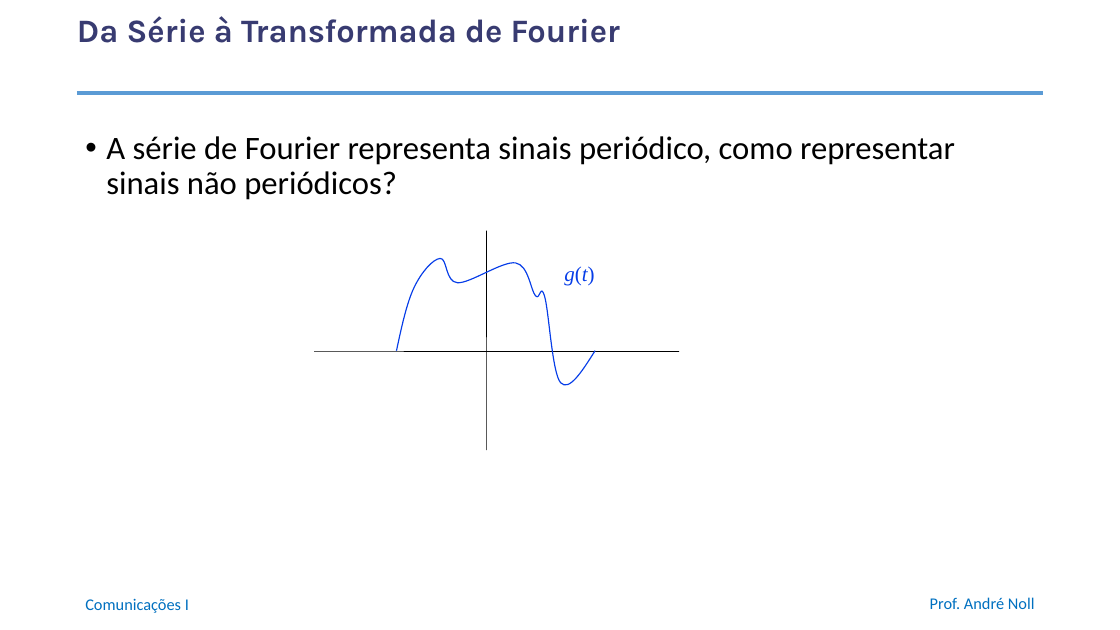
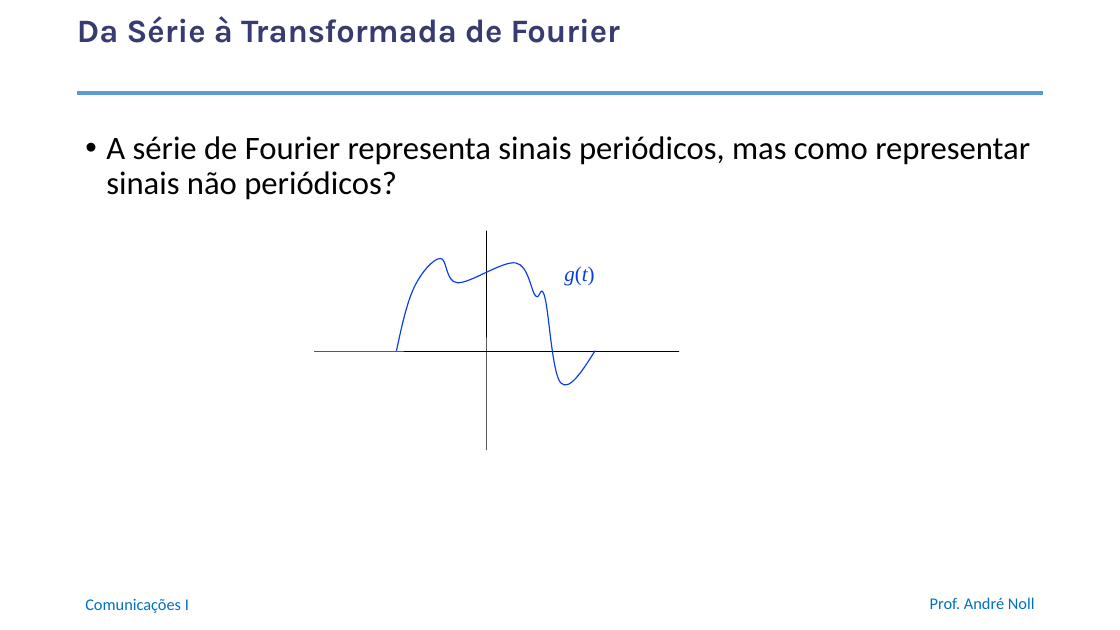
Before and after one commit to anollba/comunicacoes_i_ufrj, a slide deck: slide 5 of slides/Part1-Sistemas/01_03_TransformadaFourier.pptx. Drawn at 1120x630 pixels with LibreOffice and Linux fonts; fonts in the diff are those of the drawing; background and template pictures are left out. Boxes give left, top, right and bottom in pixels: in the first picture for what was removed or moved away, otherwise in the second. Text is boxed around its words. In the diff, an @@ line names an element or a change of style, - is before the commit and + after.

Commit message:
Correct slides Transformada Fourier

```diff
--- a/slides/Part1-Sistemas/01_03_TransformadaFourier.pptx
+++ b/slides/Part1-Sistemas/01_03_TransformadaFourier.pptx
@@ text at [106, 136, 1030, 200]: text changed @@
-• A série de Fourier representa sinais periódico, como representar sinais não periódicos?
+• A série de Fourier representa sinais periódicos, mas como representar sinais não periódicos?
```
Also in this commit, not shown: 7 other slides changed, 1 other file.
